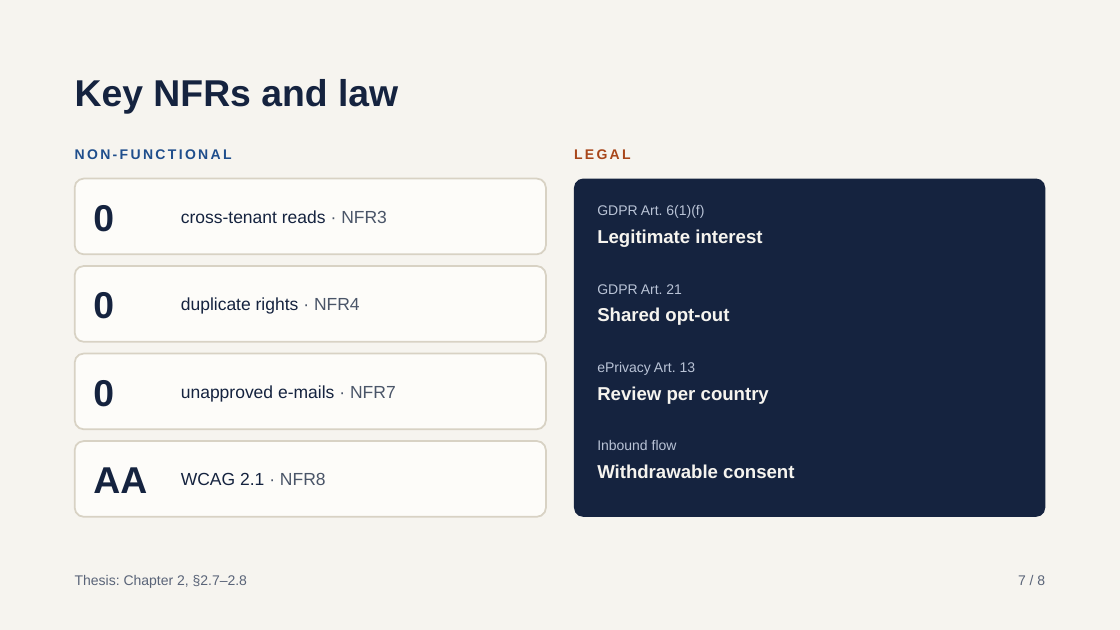
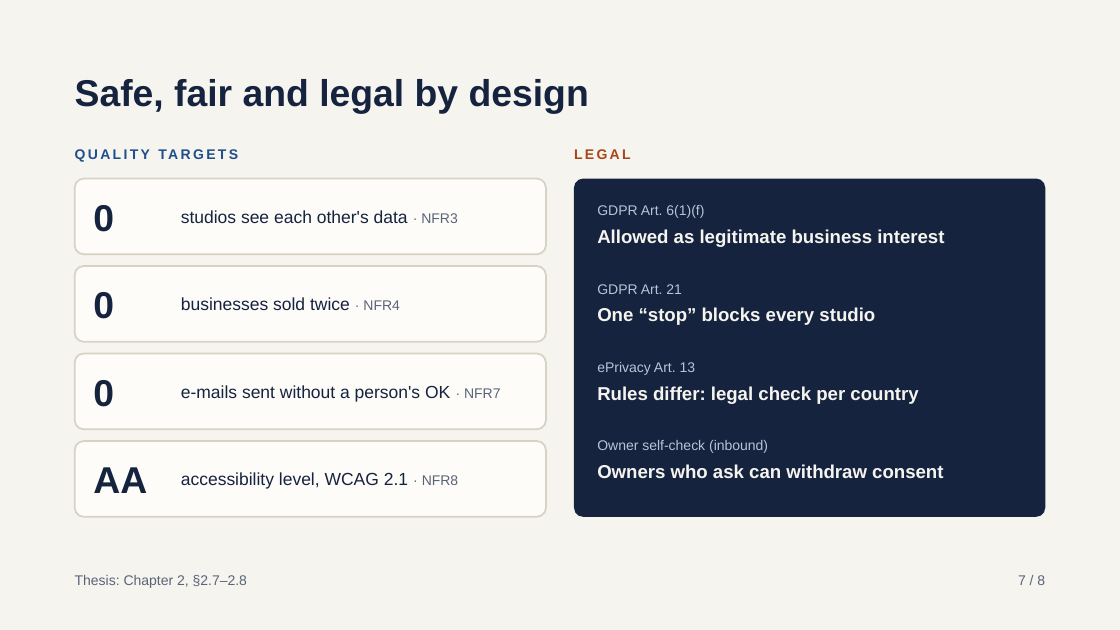
Before and after one commit to yurykurouski/revamp-docs, a slide deck: slide 8 of defence/BA_Defence_Kurouski.pptx. Drawn at 1120x630 pixels with LibreOffice and Linux fonts; fonts in the diff are those of the drawing. Boxes give left, top, right and bottom in pixels: in the first picture for what was removed or moved away, otherwise in the second. Text is boxed around its words. In the diff, an @@ line names an element or a change of style, - is before the commit and + after.

```diff
--- a/defence/BA_Defence_Kurouski.pptx
+++ b/defence/BA_Defence_Kurouski.pptx
@@ text at <box>75,79,589,114</box>: text changed @@
-Key NFRs and law
+Safe, fair and legal by design
@@ text at <box>75,149,232,159</box>: text changed @@
-NON-FUNCTIONAL
+QUALITY TARGETS
@@ text at <box>181,210,457,223</box>: text changed @@
-cross-tenant reads · NFR3
+studios see each other's data · NFR3
@@ text at <box>597,229,944,247</box>: text changed @@
-Legitimate interest
+Allowed as legitimate business interest
@@ text at <box>181,297,399,310</box>: text changed @@
-duplicate rights · NFR4
+businesses sold twice · NFR4
@@ text at <box>597,307,875,325</box>: text changed @@
-Shared opt-out
+One “stop” blocks every studio
@@ text at <box>181,385,500,402</box>: text changed @@
-unapproved e-mails · NFR7
+e-mails sent without a person's OK · NFR7
@@ text at <box>597,386,918,404</box>: text changed @@
-Review per country
+Rules differ: legal check per country
@@ text at <box>597,440,768,453</box>: text changed @@
-Inbound flow
+Owner self-check (inbound)
@@ text at <box>181,472,458,489</box>: text changed @@
-WCAG 2.1 · NFR8
+accessibility level, WCAG 2.1 · NFR8
@@ text at <box>597,464,943,478</box>: text changed @@
-Withdrawable consent
+Owners who ask can withdraw consent
```
Also in this commit, not shown: 7 other slides changed, 3 slides added, 2 slides removed.
